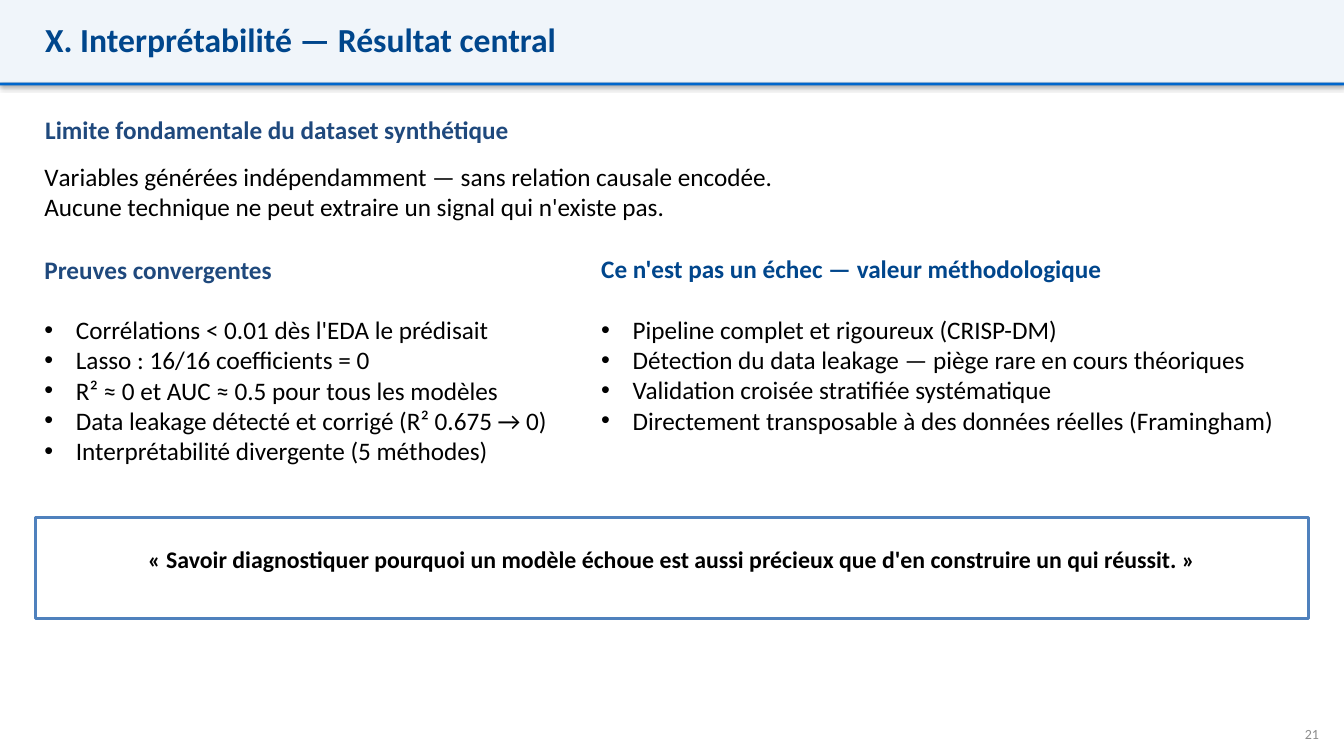
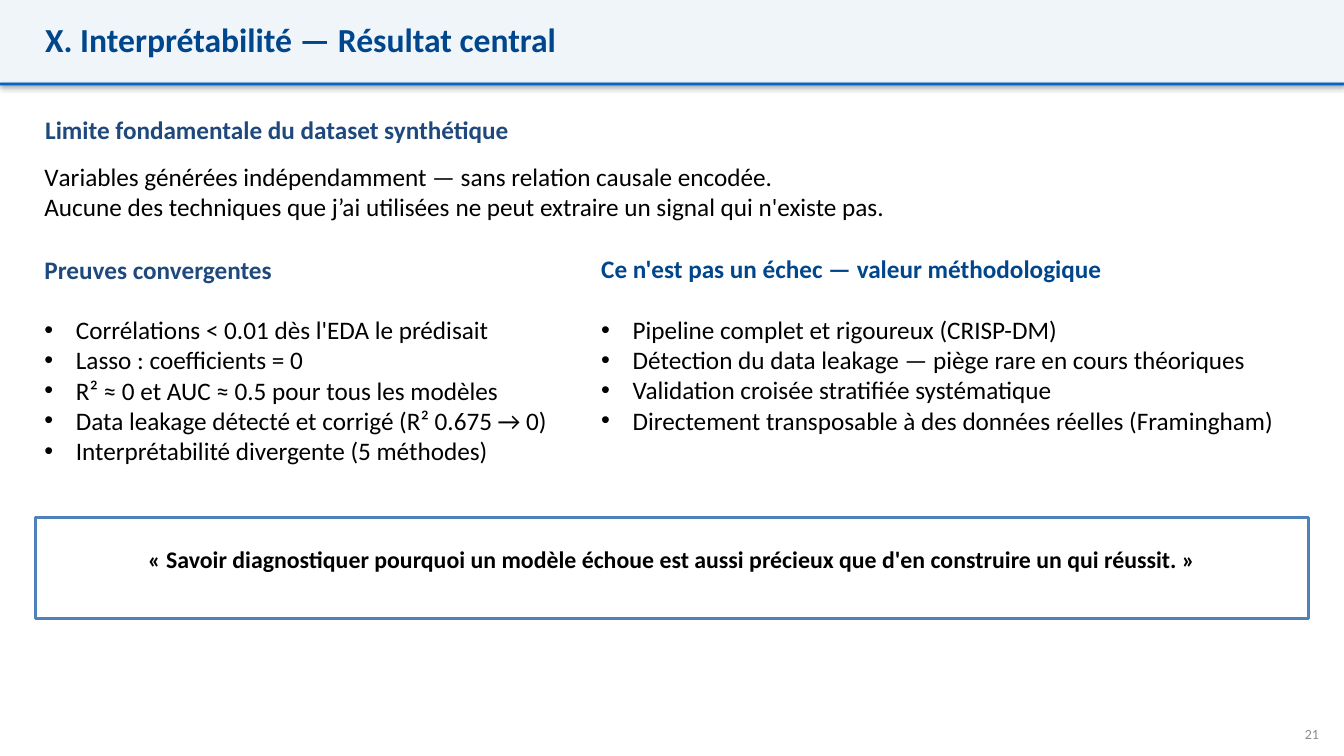
Before and after one commit to mahamatarda/Memoire-S2, a slide deck: slide 25 of Support Mahamat - Memoire.pptx. Drawn at 1344x756 pixels with LibreOffice and Linux fonts; fonts in the diff are those of the drawing. Boxes give left, top, right and bottom in pixels: in the first picture for what was removed or moved away, otherwise in the second. Text is boxed around its words. In the diff, an @@ line names an element or a change of style, - is before the commit and + after.

```diff
--- a/Support Mahamat - Memoire.pptx
+++ b/Support Mahamat - Memoire.pptx
@@ text at <box>44,198,884,221</box>: text changed @@
-Aucune technique ne peut extraire un signal qui n'existe pas.
+Aucune des techniques que j’ai utilisées ne peut extraire un signal qui n'existe pas.
@@ text at <box>76,351,303,370</box>: text changed @@
-• Lasso : 16/16 coefficients = 0
+• Lasso : coefficients = 0
```
Also in this commit, not shown: 5 other slides changed, 6 other files.
